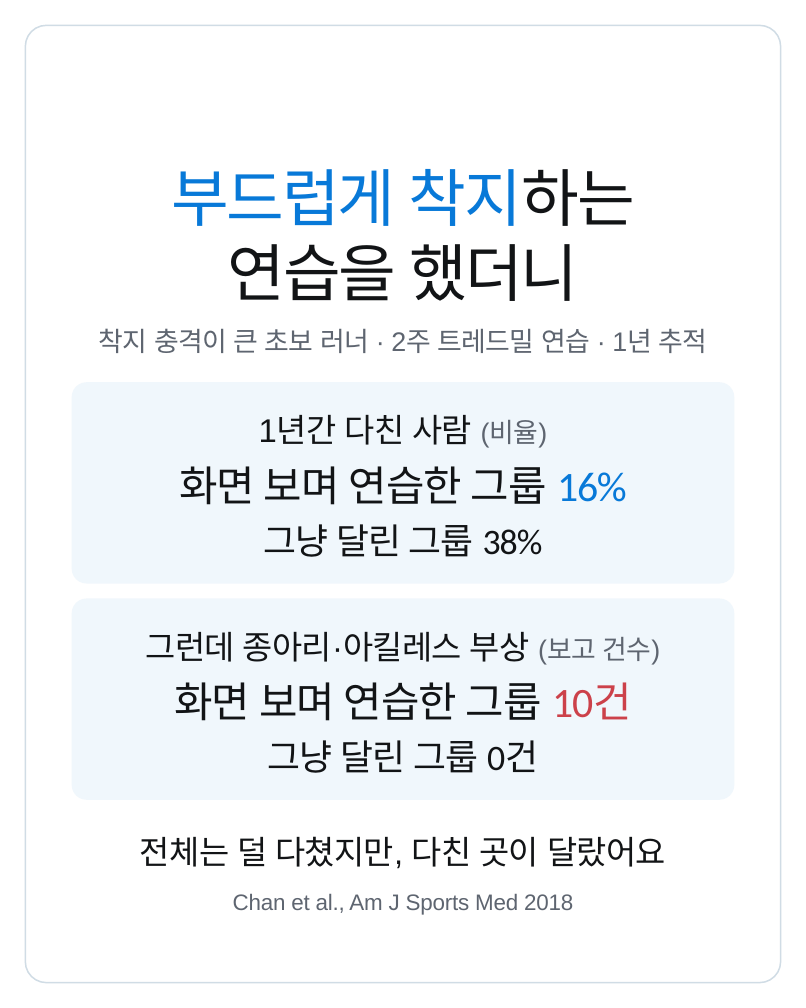
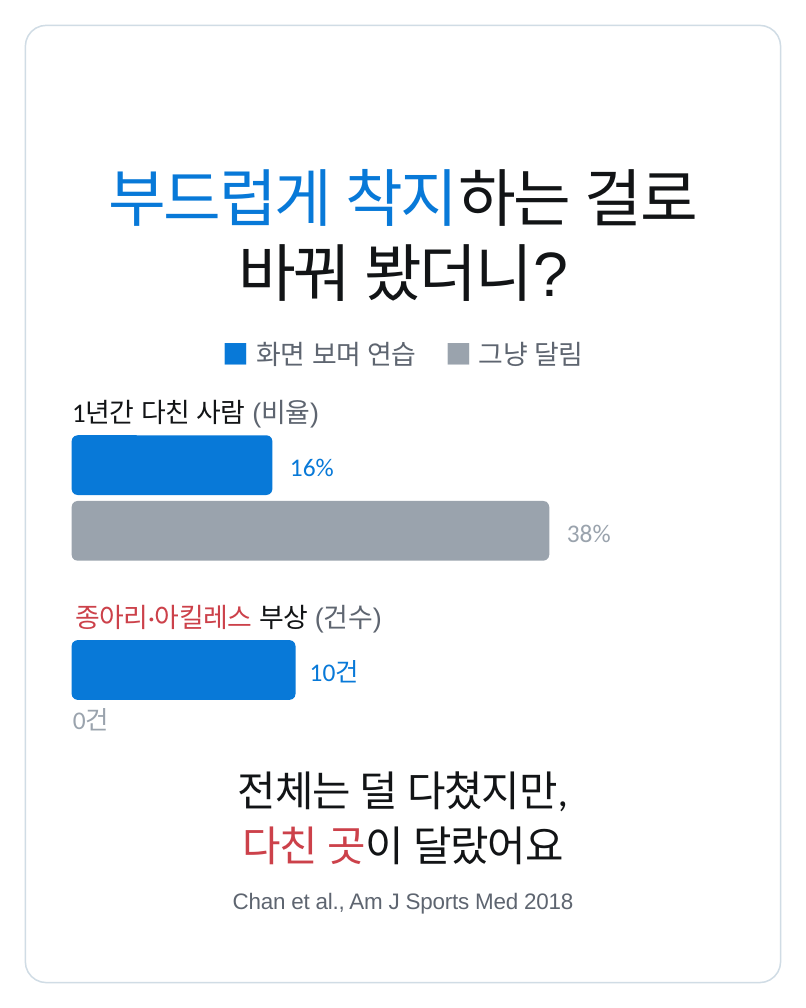
Before and after one commit to js920915-cyber/New-box, a slide deck: slide 2 of content/running-form-change-v5/adobe-express/running-form-change-v5-express.pptx (slide 3 before the commit). Drawn at 806x1008 pixels with LibreOffice and Linux fonts; fonts in the diff are those of the drawing. Boxes give left, top, right and bottom in pixels: in the first picture for what was removed or moved away, otherwise in the second. Text is boxed around its words. In the diff, an @@ line names an element or a change of style, - is before the commit and + after.

```diff
--- a/content/running-form-change-v5/adobe-express/running-form-change-v5-express.pptx
+++ b/content/running-form-change-v5/adobe-express/running-form-change-v5-express.pptx
@@ text at [108, 169, 698, 226]: text changed @@
-부드럽게 착지하는
+부드럽게 착지하는 걸로
@@ text at [238, 244, 567, 301]: text changed @@
-연습을 했더니
+바꿔 봤더니?
@@ text removed at [99, 328, 707, 353] @@
-착지 충격이 큰 초보 러너 · 2주 트레드밀 연습 · 1년 추적
@@ text at [257, 342, 416, 366]: text changed; size 42 to 27 pt; font Calibri to Arial; text colour #121416 to #5E6570 @@
-화면 보며 연습한 그룹 16%
+■ 화면 보며 연습
@@ text added at [479, 342, 583, 366], 27 pt, text #5E6570 @@
+■ 그냥 달림
@@ rounded rectangle removed at [72, 382, 734, 583] @@
@@ text "1년간 다친 사람 (비율)": place and size @@
-text "1년간 다친 사람 (비율)" at [259, 415, 548, 447]
+text "1년간 다친 사람 (비율)" at [72, 399, 319, 427]
@@ text "1년간 다친 사람 (비율)" at [72, 399, 319, 427]: size 33 to 27 pt, font Arial to Calibri, letter spacing -0.7 to -0.5 pt in "1년간 다친 사람" @@
@@ rounded rectangle added at [72, 435, 272, 494], fill #0879D8 @@
@@ text added at [290, 458, 334, 477], 25.5 pt, text #0879D8 @@
+16%
@@ rounded rectangle added at [72, 501, 550, 560], fill #9AA3AD @@
@@ text removed at [263, 524, 543, 557] @@
-그냥 달린 그룹 38%
@@ text added at [567, 525, 611, 542], 25.5 pt, text #9AA3AD @@
+38%
@@ rounded rectangle removed at [72, 598, 734, 800] @@
@@ text at [75, 604, 382, 632]: text changed; size 33 to 27 pt; font Arial to Calibri; text colour #121416 to #CC414A @@
-그런데 종아리·아킬레스 부상 (보고 건수)
+종아리·아킬레스 부상 (건수)
@@ rounded rectangle added at [72, 640, 295, 699], fill #0879D8 @@
@@ text removed at [174, 682, 632, 721] @@
-화면 보며 연습한 그룹 10건
@@ text added at [310, 660, 359, 683], 25.5 pt, text #0879D8 @@
+10건
@@ text added at [73, 709, 109, 731], 25.5 pt, text #9AA3AD @@
+0건
@@ text removed at [268, 740, 538, 773] @@
-그냥 달린 그룹 0건
@@ text added at [238, 771, 569, 811], 42 pt, text #121416 @@
+전체는 덜 다쳤지만,
@@ text at [242, 826, 563, 865]: text changed; size 33 to 42 pt; font Arial to Calibri @@
-전체는 덜 다쳤지만, 다친 곳이 달랐어요
+다친 곳이 달랐어요
```
Also in this commit, not shown: 1 other slide changed, 25 other files.
